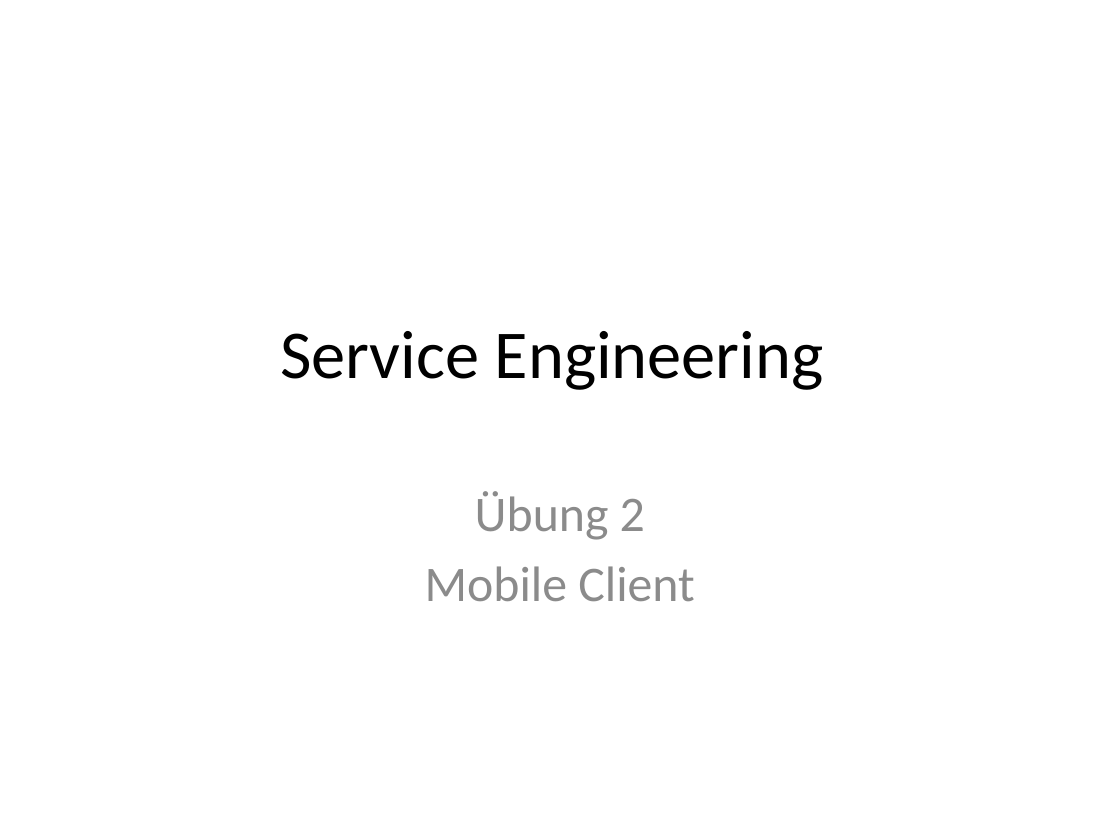
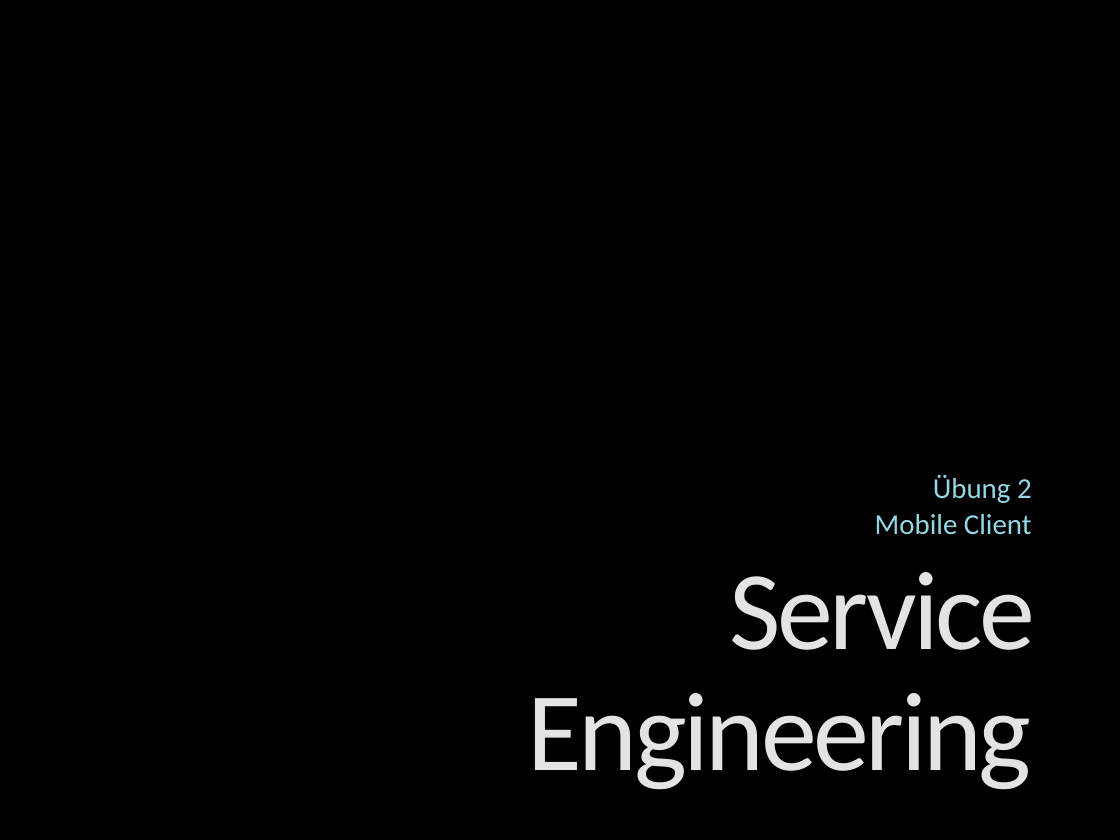
Before and after one commit to RANSoftRA/StockService, a slide deck: slide 1 of Service Engineering.pptx. Drawn at 1120x840 pixels with LibreOffice and Linux fonts; fonts in the diff are those of the drawing; background and template pictures are left out. Boxes give left, top, right and bottom in pixels: in the first picture for what was removed or moved away, otherwise in the second. Text is boxed around its words. In the diff, an @@ line names an element or a change of style, - is before the commit and + after.

```diff
--- a/Service Engineering.pptx
+++ b/Service Engineering.pptx
@@ background #FFFFFF to picture (left out) @@
@@ subtitle "Übung 2": place and size @@
-subtitle "Übung 2" at <box>425,491,694,601</box>
+subtitle "Übung 2" at <box>875,475,1032,535</box>
@@ subtitle "Übung 2" at <box>875,475,1032,535</box>: size 32 to 18.6 pt, text colour #8C8C8C to gradient #9FDBE7 to #94D7E4 to #BFE7EF to #FFFFFF; alignment centre to right; line spacing 1 to 0.7; more space between paragraphs; vertical alignment top to bottom @@
@@ title "Service Engineering": place and size @@
-title "Service Engineering" at <box>280,331,824,390</box>
+title "Service Engineering" at <box>528,572,1036,790</box>
@@ title "Service Engineering" at <box>528,572,1036,790</box>: size 44 to 72 pt, text colour #000000 to gradient #969696 to #E3E3E3 to #FFFFFF, letter spacing 0 to -2.2 pt; alignment centre to right; line spacing 1 to 0.9; vertical alignment middle to top @@
```
Also in this commit, not shown: 6 other slides changed, 1 slide added, 2 other files.
